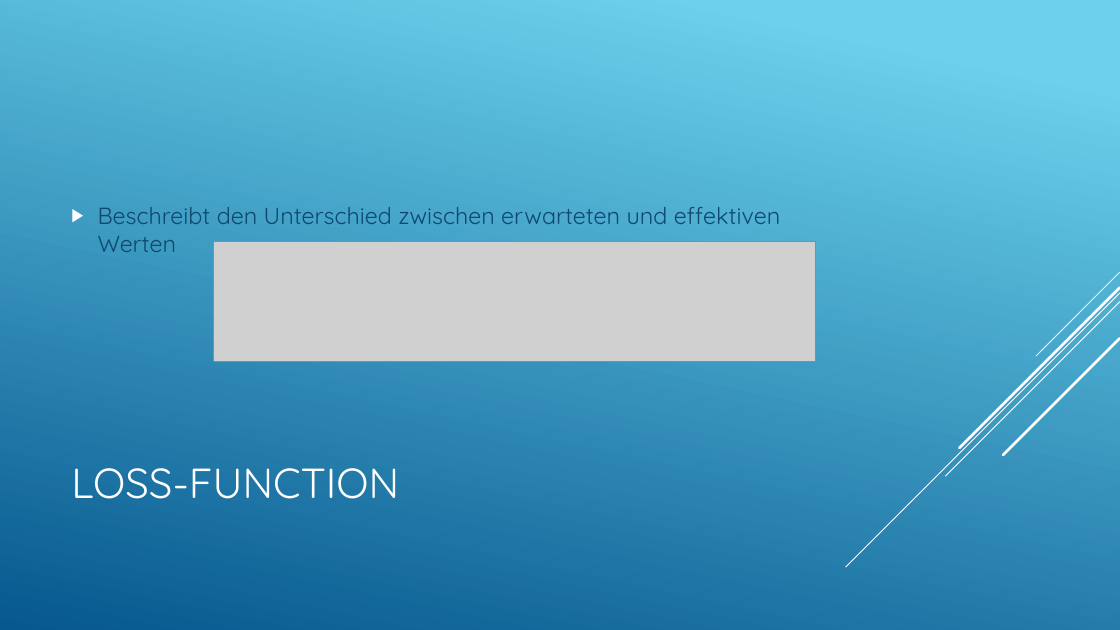
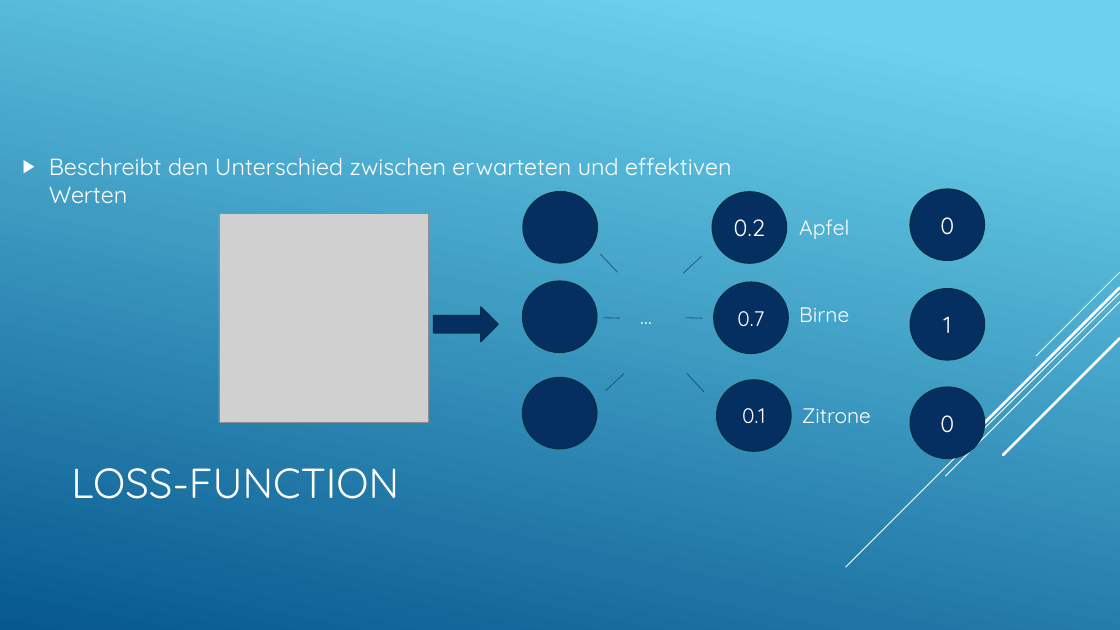
Before and after one commit to LucaRitz/informatik_seminar_gan, a slide deck: slide 12 of GAN.pptx. Drawn at 1120x630 pixels with LibreOffice and Linux fonts; fonts in the diff are those of the drawing; grey boxes stand for pictures. Boxes give left, top, right and bottom in pixels: in the first picture for what was removed or moved away, otherwise in the second. Text is boxed around its words. In the diff, an @@ line names an element or a change of style, - is before the commit and + after.

Commit message:
WIP gan

```diff
--- a/GAN.pptx
+++ b/GAN.pptx
@@ text "Beschreibt den Unterschied zwischen erwarteten ...": place and size @@
-text "Beschreibt den Unterschied zwischen erwarteten ..." at <box>98,207,781,252</box>
+text "Beschreibt den Unterschied zwischen erwarteten ..." at <box>49,158,732,203</box>
@@ text "Beschreibt den Unterschied zwischen erwarteten ..." at <box>49,158,732,203</box>: text colour #0F496F to #FFFFFF @@
@@ ellipse added at <box>523,192,597,263</box>, fill #052F61, outline #043148 1.25 pt @@
@@ ellipse added at <box>712,192,786,263</box>, fill #052F61, outline #043148 1.25 pt, 20 pt, text #FFFFFF @@
+0.2
@@ ellipse added at <box>911,189,985,260</box>, fill #052F61, outline #043148 1.25 pt, 20 pt, text #FFFFFF @@
+0
@@ picture added at <box>219,213,429,423</box> @@
@@ text added at <box>799,219,849,239</box>, 18 pt, text #FFFFFF @@
+Apfel
@@ picture removed at <box>214,242,816,361</box> @@
@@ line added from (601, 255) to (618, 272), #052F61 0.75 pt @@
@@ line added from (702, 256) to (684, 273), #052F61 0.75 pt @@
@@ ellipse added at <box>523,281,597,353</box>, fill #052F61, outline #043148 1.25 pt @@
@@ ellipse added at <box>714,282,788,354</box>, fill #052F61, outline #043148 1.25 pt, 18 pt, text #FFFFFF @@
+0.7
@@ ellipse added at <box>911,289,985,360</box>, fill #052F61, outline #043148 1.25 pt, 20 pt, text #FFFFFF @@
+1
@@ right arrow added at <box>434,308,498,342</box>, fill #052F61, outline #043148 1.25 pt @@
@@ line added from (604, 318) to (620, 318), #052F61 0.75 pt @@
@@ text added at <box>632,300,670,334</box>, 18 pt, text #FFFFFF @@
+…
@@ line added from (686, 318) to (702, 318), #052F61 0.75 pt @@
@@ text added at <box>799,307,849,322</box>, 18 pt, text #FFFFFF @@
+Birne
@@ ellipse added at <box>523,377,597,449</box>, fill #052F61, outline #043148 1.25 pt @@
@@ line added from (624, 374) to (606, 391), #052F61 0.75 pt @@
@@ line added from (687, 374) to (704, 392), #052F61 0.75 pt @@
@@ ellipse added at <box>717,380,791,451</box>, fill #052F61, outline #043148 1.25 pt, 18 pt, text #FFFFFF @@
+0.1
@@ ellipse added at <box>911,387,985,459</box>, fill #052F61, outline #043148 1.25 pt, 20 pt, text #FFFFFF @@
+0
@@ text added at <box>802,408,871,423</box>, 18 pt, text #FFFFFF @@
+Zitrone
```
Also in this commit, not shown: 10 other slides changed.
